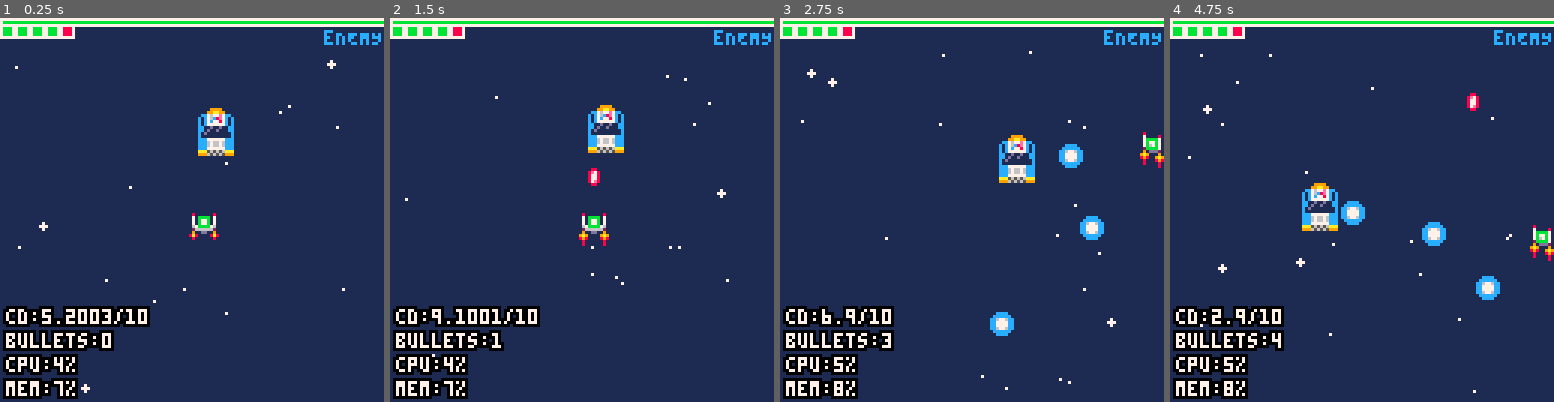
Above: before the commit, frames 1-4 (left to right).
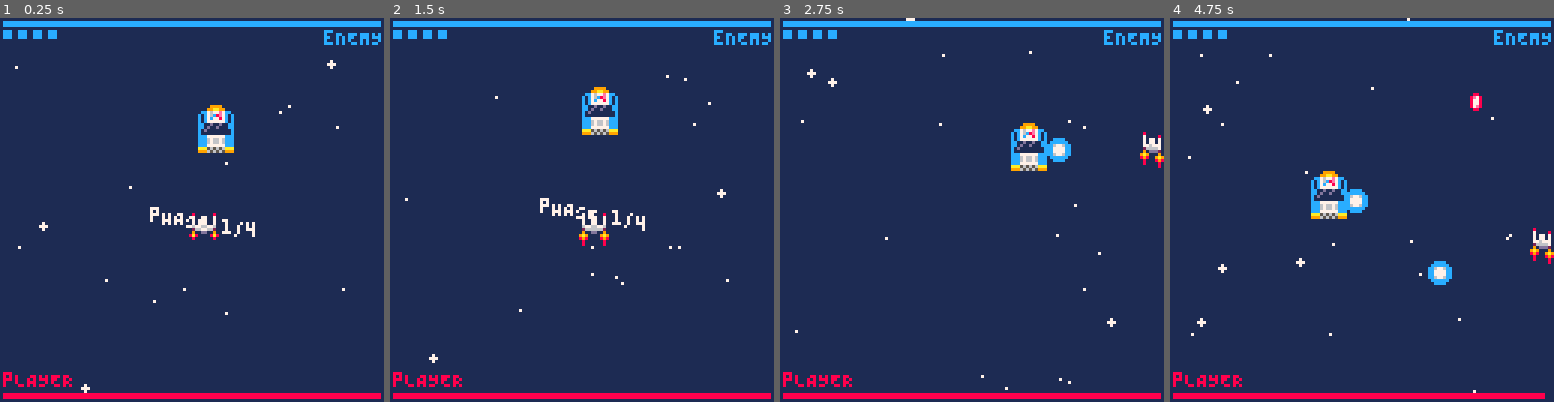
Above: after the commit, the same moments.

Repository: QuentinWidlocher/YogcastJam2020
Game: PICO-8 cartridge game.p8
The game is run twice, just before and just after one commit, with the same random seed, the same clock (stepped at 60 frames per second) and the same inputs.
Inputs:
- Up to frame 1 (0.25 s): no input
- Up to frame 2 (1.5 s): tap X (X key) at 0.33, 1.07 s; tap O (Z key) at 0.7 s
- Up to frame 3 (2.75 s): hold Right 1.6-2.1 s; tap O (Z key) at 1.7, 2.1, 2.5 s; tap X (X key) at 1.85 s; hold Up 2.15-2.42 s; hold Right from 2.47 s (still down)
- Up to frame 4 (4.75 s): tap O (Z key) every 0.4 s from 2.9 to 4.5 s; tap X (X key) at 2.97, 4.08 s; release Right at 3.03 s; hold Left 3.08-3.58 s; hold Down 3.63-3.97 s; hold Right 4.02-4.68 s; hold Up from 4.73 s (still down)

The runs differ from the first frame. In frame 1, 11% of the frame differs, in the area x 0-100%, y 0-100%; in frame 2, 12%; in frame 3, 12%; in frame 4, 12%.

Commit message:
:sparkles: :lipstick: Adjust game flow and UI

Diff:
--- a/game.p8
+++ b/game.p8
@@ -58,6 +58,7 @@
 #include src/draw/player.draw.lua
 #include src/draw/bg-particles.draw.lua
 #include src/draw/bossbar.draw.lua
+#include src/draw/player-bar.draw.lua
 
 __gfx__
 00000000000000000000008008000000090000000900000000000000000000000000000000000000000000000000000000000000000000000000000000000000
@@ -92,22 +93,22 @@
 00000000000000000000000000000000000000000000000000000000000000000000000000000000000000000000000000000000000000000000000000000000
 00000000000000000000000000000000000000000000000000000000000000000000000000000000000000000000000000000000000000000000000000000000
 00000000000000000000000000000000000000000000000000000000000000000000000000000000000000000000000000000000000000000000000000000000
-000000999900000000cccc000000000000000000000cc00000000000000000000000000000000000000000000000000000000000000000000000000000000000
-0000099aa99000000cccccc00008800006700070000c600000000000000000000000000000000000000000000000000000000000000000000000000088800000
-000cc7677e7cc000cc6776cc008e780000600660000c700000000000000000000000000000000000000000000000000000000000000000000000000080000000
-00c1c76c8e7c1c00cc7777cc00877800000c70000007700000000000000000000000000000000000000000000000000000000000000000000000000088088088
-00c1c7c7787c1c00cc7777cc00877800000cc0000007700000000000000000000000000000000000000000000000000000000000000000000000000080080080
-00c1c777777c1c00cc6776cc0087e800067006000007c00000000000000000000000000000000000000000000000000000000000000000000000000088880080
-00cc11d11d11cc000cccccc000088000060006700006c00000000000000000000000000000000000000000000000000000000000000000000000000000000000
-00cc1d11d111cc0000cccc000000000000000000000cc00000000000000000000000000000000000000000000000000000000000000000000000000000000000
-00c1d11111111c0003333330000a0000000000000000000000000000000000000000000000000000000000000000000000000000000000000000000000000000
-00c1111111111c0033bbbb3300a99000000000000000000000000000000000000000000000000000000000000000000000000000000000000000000000000000
-00ccc777777ccc003b7777b30a676900000000000000000000000000000000000000000000000000000000000000000000000000000000000000000000000000
-00ccc676676ccc003b7777b396777690000000000000000000000000000000000000000000000000000000000000000000000000000000000000000000000000
-00ccc676676ccc003b7777b397447790000000000000000000000000000000000000000000000000000000000000000000000000000000000000000000000000
-00ccc777777ccc003b7777b396747690000000000000000000000000000000000000000000000000000000000000000000000000000000000000000000000000
-00aaa565656aaa0033bbbb3309646900000000000000000000000000000000000000000000000000000000000000000000000000000000000000000000000000
-00999656565999000333333000999000000000000000000000000000000000000000000000000000000000000000000000000000000000000000000000000000
+000000999900000000cccc000000000000000000000cc00000000000000000000000009999000000000000000000000000000000000000000000000000000000
+0000099aa99000000cccccc00008800006700070000c600000000000000000000000099aa9900000000000000000000000000000000000000000000088800000
+000cc7677e7cc000cc6776cc008e780000600660000c70000000000000000000000cc767777cc000000000000000000000000000000000000000000080000000
+00c1c76c8e7c1c00cc7777cc00877800000c700000077000000000000000000000c1c76c877c1c00000000000000000000000000000000000000000088088088
+00c1c7c7787c1c00cc7777cc00877800000cc00000077000000000000000000000c1c7c7787c1c00000000000000000000000000000000000000000080080080
+00c1c777777c1c00cc6776cc0087e800067006000007c000000000000000000000c1c777777c1c00000000000000000000000000000000000000000088880080
+00cc11d11d11cc000cccccc000088000060006700006c000000000000000000000cc11d11611cc00000000000000000000000000000000000000000000000000
+00cc1d11d111cc0000cccc000000000000000000000cc000000000000000000000cc16111611cc00000000000000000000000000000000000000000000000000
+00c1d11111111c0003333330000a00000000000000000000000000000000000000c1d16661611c00000000000000000000000000000000000000000000000000
+00c1111111111c0033bbbb3300a990000000000000000000000000000000000000c1111166111c00000000000000000000000000000000000000000000000000
+00ccc777777ccc003b7777b30a6769000000000000000000000000000000000000ccc777777ccc00000000000000000000000000000000000000000000000000
+00ccc676676ccc003b7777b3967776900000000000000000000000000000000000ccc676676ccc00000000000000000000000000000000000000000000000000
+00ccc676676ccc003b7777b3974477900000000000000000000000000000000000ccc676676ccc00000000000000000000000000000000000000000000000000
+00ccc777777ccc003b7777b3967476900000000000000000000000000000000000ccc777777ccc00000000000000000000000000000000000000000000000000
+00aaa565656aaa0033bbbb33096469000000000000000000000000000000000000aaa565656aaa00000000000000000000000000000000000000000000000000
+00999656565999000333333000999000000000000000000000000000000000000099965656599900000000000000000000000000000000000000000000000000
 0000000bb00000000000000aa9000000000000000000000000000000000000000000000000000000000000000000000000000000000000000000000000000000
 00000bbbbbb00000000000a646900000000000000000000000000000000000000000000000000000000000000000000000000000000000000000000000000000
 000bbbbbbbbbb00000000a6747690000000000000000000000000000000000000000000000000000000000000000000000000000000000000000000000000000
--- a/src/draw/bossbar.draw.lua
+++ b/src/draw/bossbar.draw.lua
@@ -1,20 +1,17 @@
 function draw_bossbar()
     --Health bar
-    rectfill(0,0,SCREEN_SIZE,2,7)
-    rectfill(1,1,SCREEN_SIZE-2,1,8)
-    rectfill(1,1,(SCREEN_SIZE - 2)*(enemies[1].hp.value+1)/enemies[1].hp.max,1,11)
+    rectfill(1,1,(SCREEN_SIZE - 2)*(enemies[1].hp.value/enemies[1].hp.max),2,12)
 
     print("eNEMY", SCREEN_SIZE - #"eNEMY"*4, 4, 12)
 
     --Phase counters
     local cell_size = 5
     for i = 1, 5 do
-        rectfill((i-1)*cell_size,2,(i-1)*cell_size+cell_size-1,2+cell_size-1,7)
         if enemies[1].phase >= i then
-            color(11)
+            color(12)
         else
-            color(8)
+            color(1)
         end
-        rectfill((i-1)*cell_size+1,3,(i-1)*cell_size+cell_size-2,2+cell_size-2)
+        rectfill((i-1)*cell_size+1,4,(i-1)*cell_size+cell_size-2,3+cell_size-2)
     end
 end
--- a/src/draw/enemies.draw.lua
+++ b/src/draw/enemies.draw.lua
@@ -1,3 +1,14 @@
 function draw_enemies()
-    foreach(enemies, function (enemy) enemy:draw() end)
+    foreach(enemies, function (enemy)
+
+        if enemy.hurtCooldown.value < enemy.hurtCooldown.max then
+            local origSprite = enemy.top_left_sprite
+            enemy.top_left_sprite = enemy.hurtSprite
+            enemy:draw()
+            enemy.top_left_sprite = origSprite
+        else
+            enemy:draw()
+        end
+
+    end)
 end
--- a/src/draw/main.draw.lua
+++ b/src/draw/main.draw.lua
@@ -11,6 +11,25 @@
     draw_enemies()
     draw_player()
     draw_bullets()
+
+    if (bulletTimeout > 0) then
+        --draw text
+        local text = "pHASE "..(#enemies[1].phases - enemies[1].phase + 1).."/"..#enemies[1].phases
+        local speed = 40
+        local height = 5
+
+        -- god help me i'm so tired
+        for i=0,#text,1 do
+            print(
+                sub(text,i,i),
+                (SCREEN_SIZE/2)+(i*4)-(#text*2),
+                64+sin(((time()*60)+i)/speed)*height,
+                7
+            )
+        end
+    end
+
     draw_bossbar()
-    draw_debug(true)
+    draw_player_bar()
+    draw_debug(false)
 end
--- /dev/null
+++ b/src/draw/player-bar.draw.lua
@@ -0,0 +1,6 @@
+function draw_player_bar()
+    --Health bar
+    rectfill(1,SCREEN_SIZE - 3,(SCREEN_SIZE-2)*(player.hp.value/player.hp.max),SCREEN_SIZE - 2,8)
+
+    print("pLAYER", 1, SCREEN_SIZE - 10, 8)
+end
--- a/src/init/enemies.init.lua
+++ b/src/init/enemies.init.lua
@@ -5,20 +5,17 @@
     ---@type BasicEnemy
     enemy = BasicEnemy:new({
         top_left_sprite = 64,
+        hurtSprite = 72,
         w = fromOct(2),
         h = fromOct(2),
         x = SCREEN_SIZE / 2,
         y = SCREEN_SIZE / 4,
-        shootingType = SuperhotShootingType:new({
-            baseShootingType = BulletstreamShootingType:new(),
-            cooldown = { value = 0, max = 30}
-        }),
         movingType = SuperhotEnemyMovingType:new(),
         phases = {
-            {shootingType = DefaultShootingType, bulletCooldown = 10, bulletSpeed = 2, hpMax = 70},
-            {shootingType = DefaultShootingType, bulletCooldown = 5, bulletSpeed = 5, hpMax = 50},
-            {shootingType = HomingShootingType, bulletCooldown = 10, bulletSpeed = 2, hpMax = 30},
-            {shootingType = TrishotShootingType, bulletCooldown = 3, bulletSpeed = 4, hpMax = 70},
+            {shootingType = DefaultShootingType:new(), bulletCooldown = 20, bulletSpeed = 1.5, hpMax = 70},
+            {shootingType = DefaultShootingType:new(), bulletCooldown = 10, bulletSpeed = 2, hpMax = 60},
+            {shootingType = HomingShootingType:new(), bulletCooldown = 15, bulletSpeed = 1, hpMax = 50},
+            {shootingType = TrishotShootingType:new(), bulletCooldown = 15, bulletSpeed = 4, hpMax = 50},
         }
     })
     enemy:init()
--- a/src/init/player.init.lua
+++ b/src/init/player.init.lua
@@ -4,9 +4,7 @@
     player = Player:new({
         x = SCREEN_SIZE/2,
         y = SCREEN_SIZE/2,
-        shootingType = SuperhotShootingType:new({
-            baseShootingType = DefaultShootingType:new()
-        }),
-        movingType = SuperhotPlayerMovingType:new(),
+        shootingType = DefaultShootingType:new(),
+        movingType = DefaultPlayerMovingType:new(),
     })
 end
--- a/src/models/basic-enemy.model.lua
+++ b/src/models/basic-enemy.model.lua
@@ -9,15 +9,23 @@
 BasicEnemy = GameObject:new({
     origSpeed = 1,
     speed = 1,
+
     dir = getRandomDirection(),
+
+    hurtSprite = 79,
+
     hp = { value = 100, max = 100 },
+
     movingCooldown = { value = 0, max = 10 },
     hurtCooldown = { value = 0, max = 5 },
+
     shootingType = DefaultShootingType:new(),
     movingType = DefaultEnemyMovingType:new(),
+
     phase = 1,
+    phases = {},
+
     __type = "BasicEnemy",
-    phases = {}
 })
 
 function BasicEnemy:update()
@@ -37,6 +45,7 @@
     self.shootingType.cooldown.max = self.phases[phase].bulletCooldown
     self.shootingType.speed = self.phases[phase].bulletSpeed
     self.hp.max = self.phases[phase].hpMax
+    self.hp.value = self.hp.max
 end
 
 function BasicEnemy:shoot()
--- a/src/update/bullets.update.lua
+++ b/src/update/bullets.update.lua
@@ -29,7 +29,7 @@
     bulletClearIfTimeout()
 end
 
-bulletTimeout = 0
+bulletTimeout = 60
 
 function bulletClearIfTimeout()
     if bulletTimeout > 0 then
